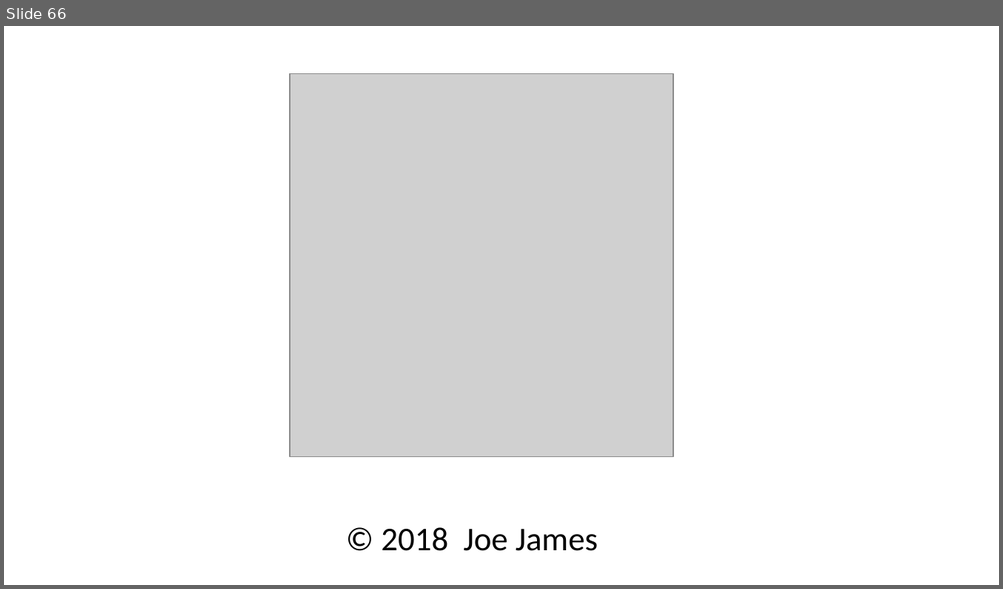
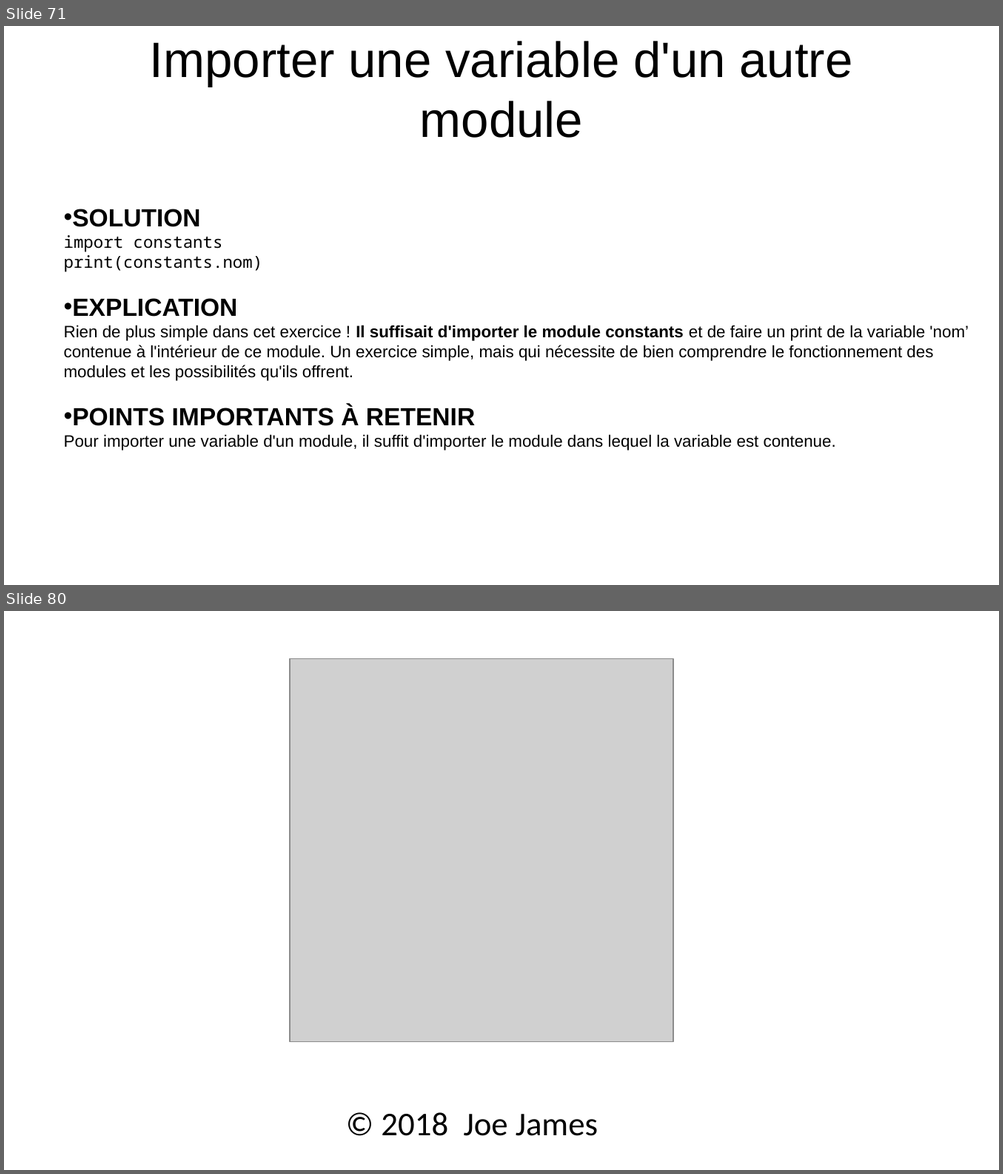
Before and after one commit to julienPalleau/Udemy, a slide deck: PythonParLaPratique 101 exercices/Python in 90 minutes [Enregistrement automatique].pptx. Shown one above the other, each under a label of ours: slide 66 before the commit, slides 71 and 80 after it; the slides between them are not shown. The pictures are 1003x589 and 1003x1174 pixels, drawn with LibreOffice and Linux fonts; fonts in the diff are those of the drawing; grey boxes stand for pictures. Boxes give left, top, right and bottom in pixels: in the first picture for what was removed or moved away, otherwise in the second. Text is boxed around its words. In the diff, an @@ line names an element or a change of style, - is before the commit and + after.

```diff
--- a/PythonParLaPratique 101 exercices/Python in 90 minutes [Enregistrement automatique].pptx
+++ b/PythonParLaPratique 101 exercices/Python in 90 minutes [Enregistrement automatique].pptx
@@ slide 71 added at box(4, 26, 999, 585), background #FFFFFF @@
@@ title added at box(150, 41, 853, 138), 36 pt, text #000000 @@
+Importer une variable d'un autre module
@@ text added at box(64, 209, 968, 451), 12 pt, text #000000 @@
+• SOLUTION
+import constants
+print(constants.nom)
+• EXPLICATION
+Rien de plus simple dans cet exercice ! Il suffisait d'importer le module constants et de faire un print de la variable 'nom’
+contenue à l'intérieur de ce module. Un exercice simple, mais qui nécessite de bien comprendre le fonctionnement des
+modules et les possibilités qu'ils offrent.
+• POINTS IMPORTANTS À RETENIR
+Pour importer une variable d'un module, il suffit d'importer le module dans lequel la variable est contenue.
@@ what was slide 66 is now slide 80 @@
```
Also in this commit, not shown: 13 other slides added.
